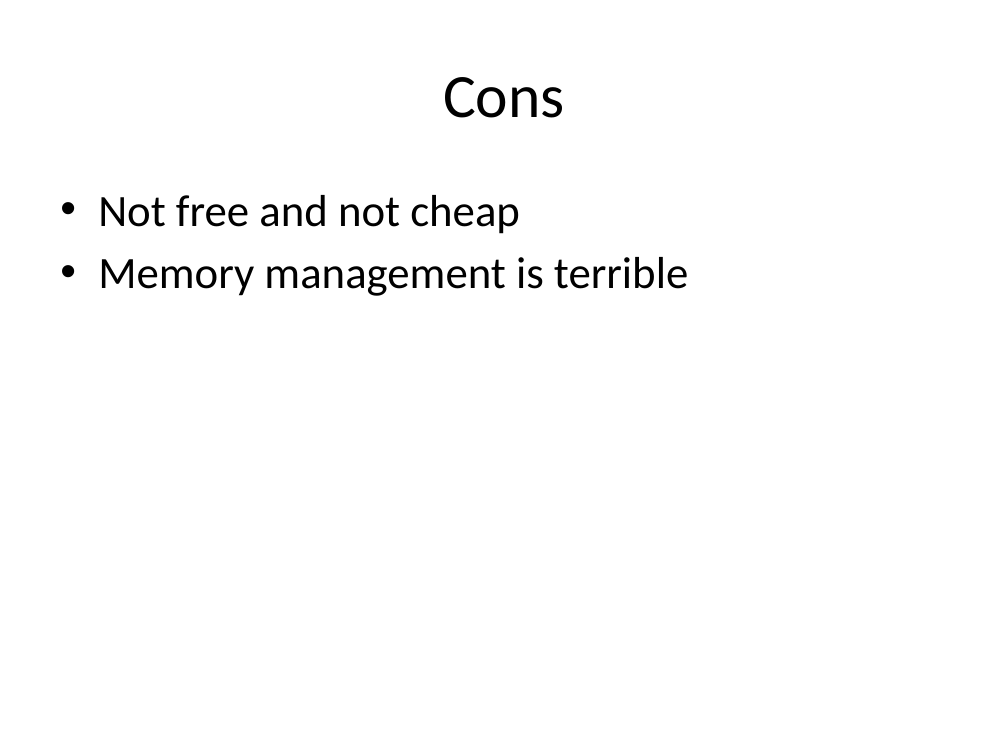
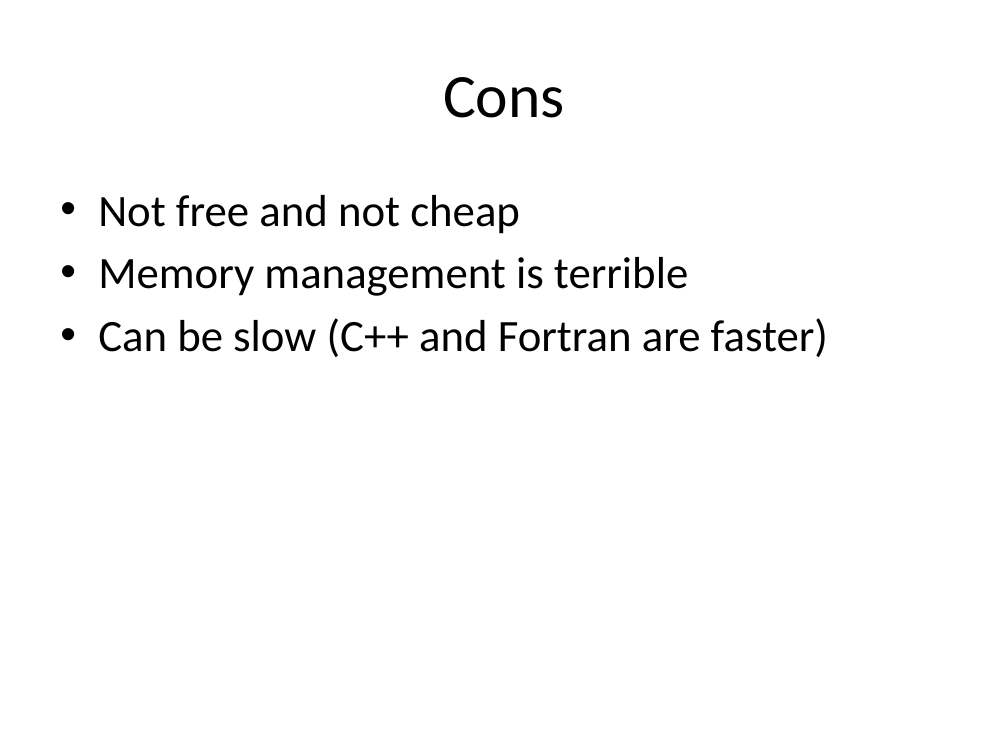
Before and after one commit to emilyps14/9.07-Matlab-Tutorial, a slide deck: slide 5 of Why Matlab.pptx. Drawn at 1008x756 pixels with LibreOffice and Linux fonts; fonts in the diff are those of the drawing. Boxes give left, top, right and bottom in pixels: in the first picture for what was removed or moved away, otherwise in the second. Text is boxed around its words. In the diff, an @@ line names an element or a change of style, - is before the commit and + after.

Commit message:
Update pros and cons

```diff
--- a/Why Matlab.pptx
+++ b/Why Matlab.pptx
@@ text at <box>98,318,828,357</box>: paragraph added @@
+• Can be slow (C++ and Fortran are faster)
```
Also in this commit, not shown: 1 other slide changed.
